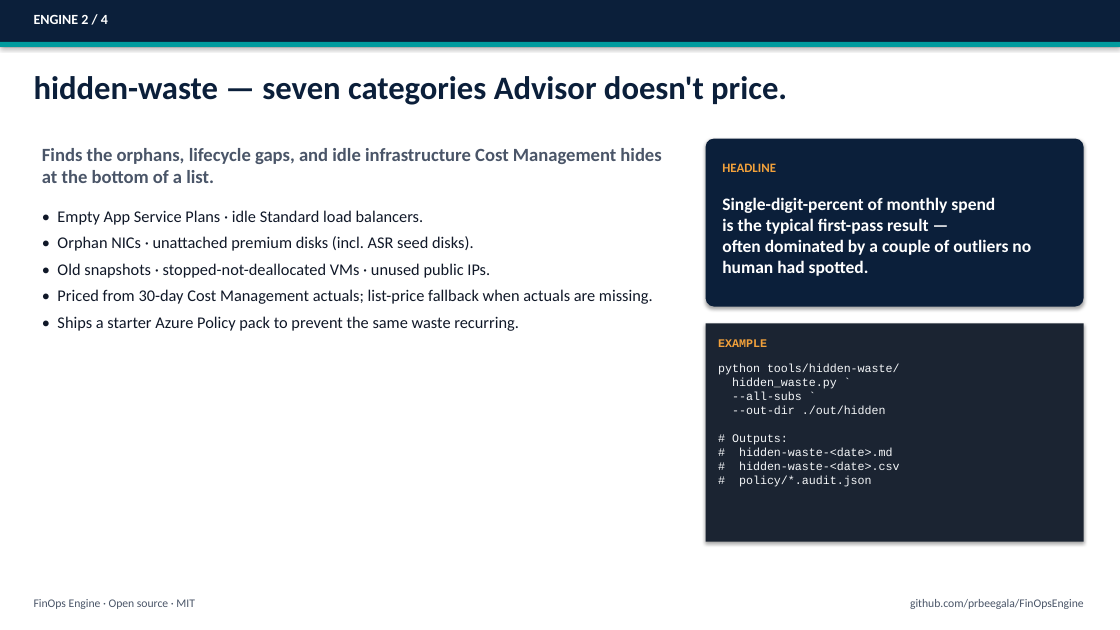
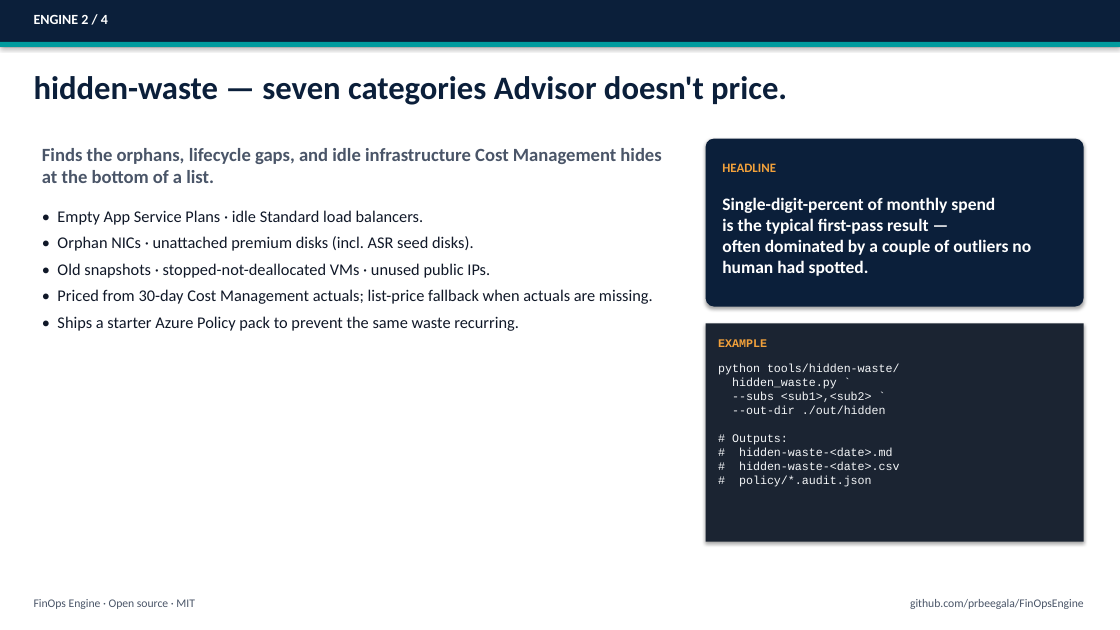
Before and after one commit to prbeegala/FinOpsEngine, a slide deck: slide 5 of docs/finops-engine-overview.pptx. Drawn at 1120x630 pixels with LibreOffice and Linux fonts; fonts in the diff are those of the drawing. Boxes give left, top, right and bottom in pixels: in the first picture for what was removed or moved away, otherwise in the second. Text is boxed around its words. In the diff, an @@ line names an element or a change of style, - is before the commit and + after.

```diff
--- a/docs/finops-engine-overview.pptx
+++ b/docs/finops-engine-overview.pptx
@@ text at bbox=[718, 364, 900, 487]: text changed @@
-python tools/hidden-waste/
-hidden_waste.py `
---all-subs `
---out-dir ./out/hidden
-# Outputs:
-# hidden-waste-<date>.md
-# hidden-waste-<date>.csv
-# policy/*.audit.json
+python tools/hidden-waste/
+hidden_waste.py `
+--subs <sub1>,<sub2> `
+--out-dir ./out/hidden
+# Outputs:
+# hidden-waste-<date>.md
+# hidden-waste-<date>.csv
+# policy/*.audit.json
```
Also in this commit, not shown: 7 other slides changed, 1 other file.
